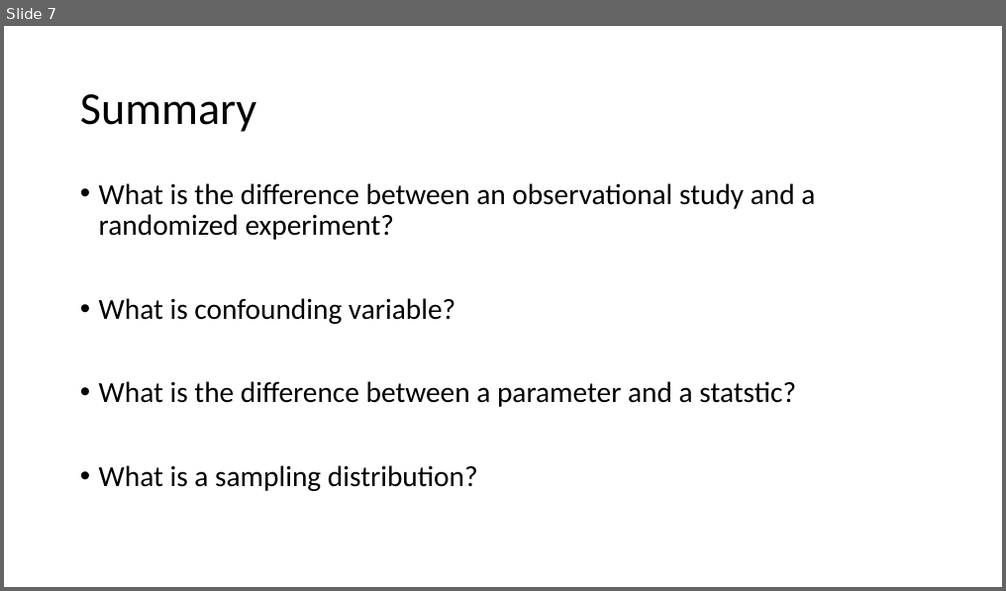
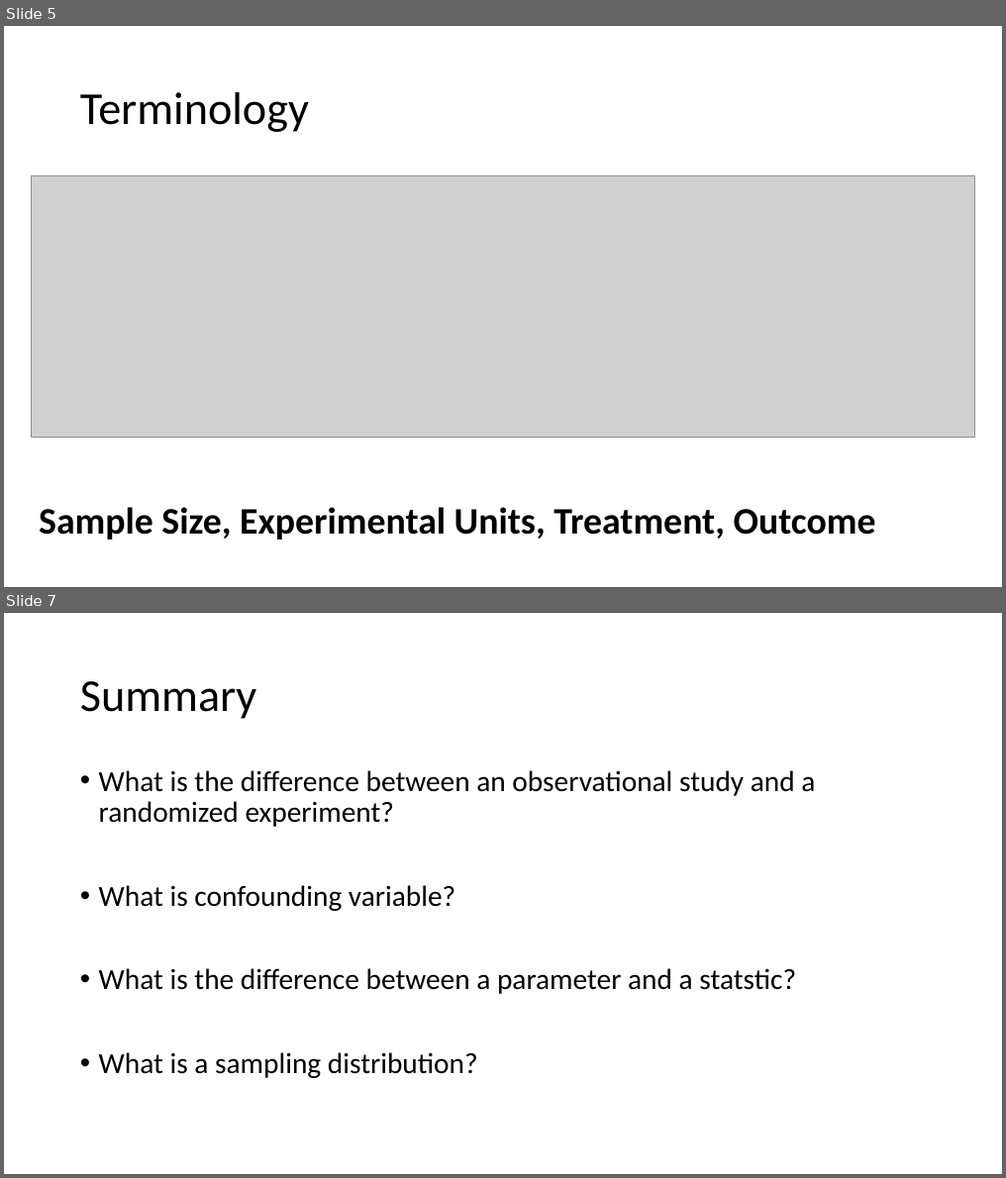
Before and after one commit to Besler/McCaigStatisticsGroup, a slide deck: 01-Statistics_Inference_Sampling/1-statistics-inference-sampling.pptx. Shown one above the other, each under a label of ours: slide 7 before the commit, slides 5 and 7 after it; the slides between them are not shown. The pictures are 1006x591 and 1006x1178 pixels, drawn with LibreOffice and Linux fonts; fonts in the diff are those of the drawing; grey boxes stand for pictures. Boxes give left, top, right and bottom in pixels: in the first picture for what was removed or moved away, otherwise in the second. Text is boxed around its words. In the diff, an @@ line names an element or a change of style, - is before the commit and + after.

```diff
--- a/01-Statistics_Inference_Sampling/1-statistics-inference-sampling.pptx
+++ b/01-Statistics_Inference_Sampling/1-statistics-inference-sampling.pptx
@@ slide 5 added at (4,26,1002,587), background #FFFFFF @@
@@ title added at (80,92,309,132), 44 pt, text #000000 @@
+Terminology
@@ picture added at (32,175,975,438) @@
@@ text added at (39,507,876,540), 36 pt, text #000000, bold @@
+Sample Size, Experimental Units, Treatment, Outcome
```
Also in this commit, not shown: 3 slides changed, 1 slide removed.
